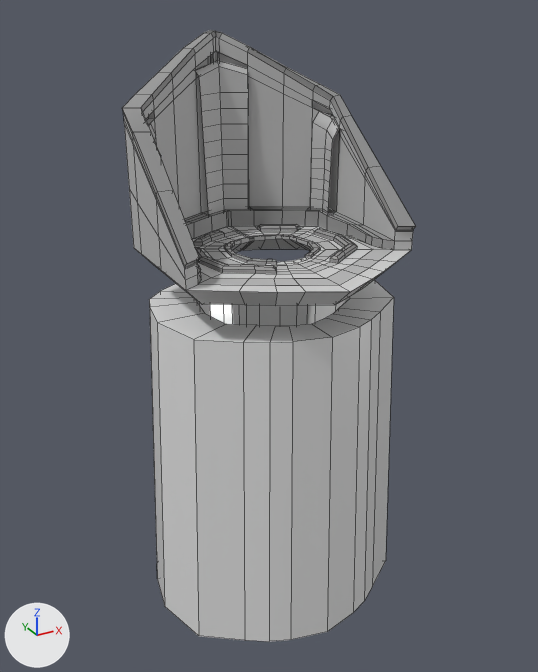
The FBX model Assets/fran/testing  03 propuesta/plaza.fbx as it was, and as the next commit left it.
Both versions are drawn from a 50 mm lens placed at (-2.42, -4.93, 1.62), pointed at (-0.02, -0.56, -0.57). The lights are fixed; the arrows at lower left show +X, +Y and +Z. The older version comes first. Mesh edges are drawn as thin lines. Where no turn or scale is listed for an object, it has been applied to the vertices.

The first picture shows 'elevator_water_lava', 'fluid', 'fluid1', 'plaza3'.
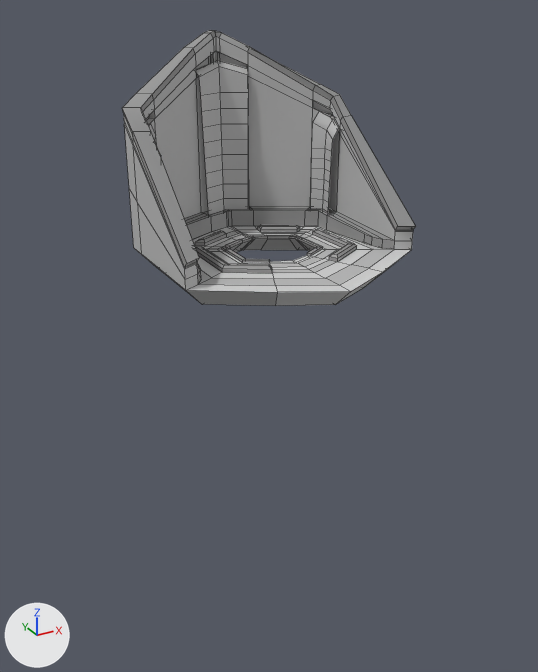
Where the newer file only moved an object's origin or applied its transform, the numbers keep the older frame.

Pixel boxes (x1, y1, x2, y2) of what changed, in the pictures (538 x 672 px):
```json
{"object": "elevator_water_lava", "change": "deleted", "before": [149, 280, 394, 642]}
{"part": 1, "of": "me_mesh_002", "change": "reshaped", "before": [133, 48, 411, 306], "after": [192, 215, 371, 279]}
```

Scene script edits in JSON lines:
```json
{"block": "me_mesh_002", "where": "# used by ob_plaza3; location = (0.0, -0.577, 0.595)"}
{"op": "remove", "block": "me_mesh_002", "code": "me_mesh_002.from_pydata(...)  # 708 vertices, 701 faces; spans x -0.84..0.84, y -0.96..0.96, z -0.64..0.88"}
{"op": "add", "block": "me_mesh_002", "code": "me_mesh_002.from_pydata(...)  # 514 vertices, 512 faces; spans x -0.84..0.84, y -0.96..0.96, z -0.64..0.88"}
{"block": "me_mesh_002", "change": "me_mesh_002 part 1: 96 vertices moved from x -0.5..0.5, y -0.25..0.51, z -0.64..-0.46 to x -0.46..0.46, y -0.38..0.5, z -0.64..-0.46; 248 vertices removed from x -0.84..0.84, y -0.83..0.7, z -0.64..0.63; 54 vertices added at x -0.65..0.65, y -0.48..0.29, z -0.64..-0.44"}
{"op": "remove", "block": "me_mesh_002", "code": "me_mesh_002.materials.append(mat_lambert13)  # grey #bcbcbc"}
{"op": "remove", "block": "ob_elevator_water_lava", "code": ["ob_elevator_water_lava = bpy.data.objects.new('elevator_water_lava', me_mesh_003)", "ob_elevator_water_lava.location = (0.0, -0.576, -2.59)"]}
```
